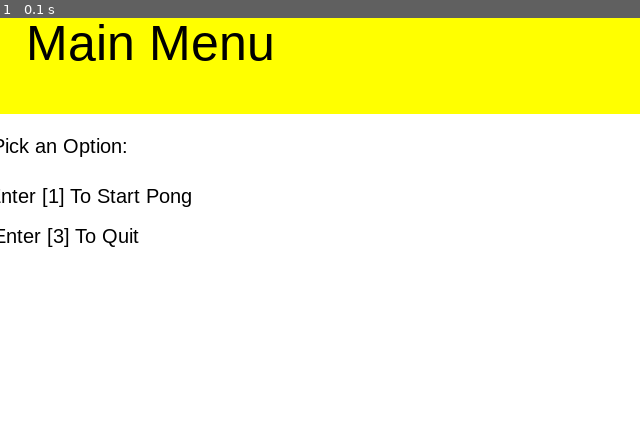
Above: before the commit, frame 1.
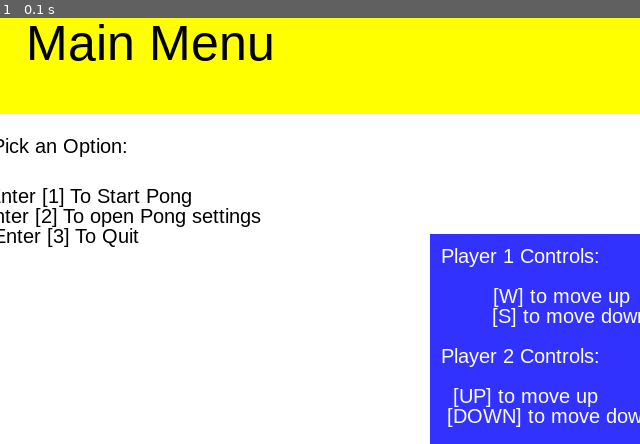
Above: after the commit, the same moment.

Repository: DanOakeley/OakeleyDJF-Year12ComputerScience
Game: pygame game, started from coding/pygame/pong_final.py
Two runs of this game, one before a commit and one after it. Both use one fixed random seed, a clock stepped at 60 frames per second and the inputs below.
Inputs:
- Up to frame 1 (0.1 s): no input

The runs differ from the first frame. In frame 1, 16% of the frame differs, in the area x 0-100%, y 44-100%.

Commit message:
Pong Final (settings Menu dosnt work)

Diff:
--- /dev/null
+++ b/coding/pygame/pong (ignore)/Main Game.py
@@ -0,0 +1,6 @@
+import pygame
+import sys
+import pong
+import wholegame
+wholegame.Main_Menu()
+pygame.quit()
--- /dev/null
+++ b/coding/pygame/pong (ignore)/explination.txt
@@ -0,0 +1,2 @@
+the game runs from [main game.py] pong code in pong.py
+whole game funcitons in wholegame.py
--- /dev/null
+++ b/coding/pygame/pong (ignore)/pong.py
@@ -0,0 +1,240 @@
+##--Functions
+import pygame
+import sys
+#--Colour
+BLACK = (0,0,0)
+WHITE = (255,255,255)
+BLUE = (50,50,255)
+YELLOW = (255,255,0)
+
+#initalise pygame
+pygame.init()
+
+#-- Blank Screen
+display_width = 640
+display_length = 480
+size = (640,480)
+screen = pygame.display.set_mode(size)
+#--Title of new window/screen
+pygame.display.set_caption("pong")
+# -- Manages how fast screen refreshes
+clock = pygame.time.Clock()
+#declare variables
+fontName = pygame.font.match_font('arial')
+def PongDrawTextWhite (surf, text, size, x, y):
+    font = pygame.font.Font(fontName, size)
+    text_surface = font.render(text, True, WHITE)
+    text_rect = text_surface.get_rect()
+    text_rect.midtop = (x,y)
+    surf.blit(text_surface, text_rect)
+
+def PongDrawTextBlack (surf, text, size, x, y):
+    font = pygame.font.Font(fontName, size)
+    text_surface = font.render(text, True, BLACK)
+    text_rect = text_surface.get_rect()
+    text_rect.midtop = (x,y)
+    surf.blit(text_surface, text_rect)
+
+def Main_Menu():
+    #Menu variables
+    MainMenuDone = False
+    Title = "Main Menu"
+    MenuLine1 = "Pick an Option:"
+    MenuLine2 = "Enter [1] To Start Pong"
+    MenuLine3 = "Enter [2] To open Pong settings"
+    MenuLine4 = "Enter [3] To Quit"
+    P1Instructions1 = "Player 1 Controls:"
+    P1Instructions2 = "[W] to move up"
+    P1Instructions3 = "[S] to move down"
+    P2Instructions1 = "Player 2 Controls:"
+    P2Instructions2 = "[UP] to move up"
+    P2Instructions3 = "[DOWN] to move down"
+    #Menu loop
+    while not MainMenuDone:
+        for event in pygame.event.get():
+            MainMenuDone = False
+        #--Quit conditon if press ESC
+        if event.type == pygame.KEYDOWN:
+            if event.key == pygame.K_1:
+                MainMenuDone = True
+                Pong_Game()
+           #endif
+            if event.key == pygame.K_2:
+               MainMenuDone = True
+               Settings_Menu()
+            #endif
+            if event.key == pygame.K_3:
+                MainMenuDone = True
+            #endif
+        #endif
+
+        # -- Screen background is BLACK
+        screen.fill (WHITE)
+        # -- Draw here
+        pygame.draw.rect(screen, YELLOW, (0,0,display_width,150))
+        pygame.draw.rect(screen, BLUE, (430,270,300,250))
+        PongDrawTextBlack(screen, str(Title), 50, 150, 50)
+        PongDrawTextBlack(screen, str(MenuLine1), 20, 60, 170)
+        PongDrawTextBlack(screen, str(MenuLine2), 20, 90, 220)
+        PongDrawTextBlack(screen, str(MenuLine3), 20, 121, 240)
+        PongDrawTextBlack(screen, str(MenuLine4), 20, 66, 260)
+        PongDrawTextWhite(screen, str(P1Instructions1), 20, 520, 280)
+        PongDrawTextWhite(screen, str(P1Instructions2), 20,561, 320)
+        PongDrawTextWhite(screen, str(P1Instructions3), 20,570, 340)
+        PongDrawTextWhite(screen, str(P2Instructions1), 20, 520, 380)
+        PongDrawTextWhite(screen, str(P2Instructions2), 20, 525, 420)
+        PongDrawTextWhite(screen, str(P2Instructions3), 20,550, 440)
+
+#        drawText(screen, str(Leftscore), 18, 20, 10)
+        # -- flip display to reveal new position of objects
+        pygame.display.flip()
+        # - e clock ticks over
+        clock.tick(60)
+    #End While
+
+def Settings_Menu():
+    #Menu variables
+    MenuDone = False
+    Title = "Settings Menu"
+    Options1 = "Change Ball Speed:"
+    Options2 = "Please pick a level for the ball speed"
+    Options3 = "Enter [1] to set the dificity to easy"
+    Options4 = "Enter [2] to set the dificity to medium"
+    Options5 = "Enter [3] to set the dificity to hard"
+    CloseText = "To close the menu press [ESC]"
+
+    #Menu loop
+    while not MenuDone:
+        for event in pygame.event.get():
+            MenuDone = False
+        #--Quit conditon if press ESC
+        if event.type == pygame.KEYDOWN:
+            if event.key == pygame.K_ESCAPE:
+                MenuDone = True
+           #endif
+         #endif
+
+        # -- Screen background is BLACK
+        screen.fill (WHITE)
+        # -- Draw here
+        pygame.draw.rect(screen, YELLOW, (0,0,display_width,150))
+        PongDrawTextBlack(screen, str(Title), 50, 150, 50)
+        PongDrawTextBlack(screen, str(Options1), 20, 80, 150)
+        PongDrawTextBlack(screen, str(Options2), 20, 140, 170)
+        PongDrawTextBlack(screen, str(Options3), 20, 125, 220)
+        PongDrawTextBlack(screen, str(Options4), 20, 137, 240)
+        PongDrawTextBlack(screen, str(Options5), 20, 123, 260)
+        PongDrawTextBlack(screen, str(CloseText), 20, 120, 450)
+
+#        drawText(screen, str(Leftscore), 18, 20, 10)
+        # -- flip display to reveal new position of objects
+        pygame.display.flip()
+        # - e clock ticks over
+        clock.tick(60)
+    #End While
+
+def Pong_Game():
+    #Game variables
+    done = False
+    x_val = 150
+    y_val = 200
+    x_direction = 5
+    y_direction = 5
+    ball_width = 20
+    Leftpaddle_length = 15
+    Leftpaddle_width = 60
+    Leftx_padd = 0
+    Lefty_padd = 20
+    Lefty_offset=0
+    Rightpaddle_length = 15
+    Rightpaddle_width = 60
+    Rightx_padd = 625
+    Righty_padd = 20
+    Righty_offset=0
+    Leftscore = 0
+    Rightscore = 0
+    Totscore = Leftscore + Rightscore
+    #Game loop
+    while not done:
+        # -- User input and controls
+        for event in pygame.event.get():
+            done = False
+
+            #--Controls for paddles and quit condition
+            if event.type == pygame.QUIT:
+                done = True
+            elif event.type == pygame.KEYDOWN:
+                if event.key == pygame.K_w:
+                     Lefty_offset=-6
+                elif event.key == pygame.K_s:
+                     Lefty_offset=6
+                elif event.key == pygame.K_UP:
+                     Righty_offset = -6
+                elif event.key == pygame.K_DOWN:
+                     Righty_offset = 6
+                elif event.key == pygame.K_ESCAPE:
+                     done = True
+                #End if
+            elif event.type == pygame.KEYUP:
+                if event.key==pygame.K_w or event.key==pygame.K_s:
+                    Lefty_offset = 0
+                elif event.key == pygame.K_UP or event.key==pygame.K_DOWN:
+                    Righty_offset = 0
+                #endif
+            #endif
+# -- Game logic goes after this comment
+
+        #-paddle movement
+        Lefty_padd = Lefty_padd + Lefty_offset
+        Righty_padd = Righty_padd + Righty_offset
+        x_val = x_val + x_direction
+        y_val = y_val + y_direction
+
+        #--ball direction
+        if y_val == 480 - ball_width or y_val == 0:
+            y_direction = y_direction * -1
+        #endif
+
+        #Left paddle collisions (with points added)
+        if x_val < ball_width and y_val > Lefty_padd and y_val < Lefty_padd + Rightpaddle_width:
+                x_direction *= -1
+        else:
+            if x_val == 0:#  and y_val != Lefty_padd:
+                x_val = size[0] // 2
+                y_val = size[1] // 2
+                x_direction *= -1
+                Rightscore = Rightscore + 1
+            #Endif
+        #Endif
+
+        #Right paddle collisions (with points added)
+        if x_val >= display_width - 20 - ball_width and y_val > Righty_padd and y_val < Righty_padd + Rightpaddle_width:
+                x_direction *= -1
+        else:
+            if x_val > 640:
+                x_val = size[0] // 2
+                y_val = size[1] // 2
+                x_direction *= -1
+                Leftscore = Leftscore + 1
+            #endif
+        #endif
+
+        #scoreboard
+        if Leftscore == 11:
+            done = True
+        elif Rightscore == 11:
+            done = True
+
+        # -- Screen background is BLACK
+        screen.fill (BLACK)
+        # -- Draw here
+        pygame.draw.rect(screen, BLUE, (x_val,y_val,ball_width,ball_width))
+        pygame.draw.rect(screen, WHITE, (Leftx_padd,Lefty_padd,Leftpaddle_length,Leftpaddle_width))
+        pygame.draw.rect(screen, WHITE, (Rightx_padd,Righty_padd,Rightpaddle_length,Rightpaddle_width))
+        PongDrawTextWhite(screen, str(Leftscore), 18, 20, 10)
+        PongDrawTextWhite(screen, str(Rightscore), 18, 620, 10)
+        # -- flip display to reveal new position of objects
+        pygame.display.flip()
+        # - e clock ticks over
+        clock.tick(60)
+    #End While - End of game loop
--- /dev/null
+++ b/coding/pygame/pong (ignore)/wholegame.py
@@ -0,0 +1,82 @@
+import pygame
+import sys
+import pong
+#--Colour
+BLACK = (0,0,0)
+WHITE = (255,255,255)
+BLUE = (50,50,255)
+YELLOW = (255,255,0)
+
+#initalise pygame
+pygame.init()
+
+#-- Blank Screen
+display_width = 640
+display_length = 480
+size = (640,480)
+screen = pygame.display.set_mode(size)
+#--Title of new window/screen
+pygame.display.set_caption("pong")
+# -- Manages how fast screen refreshes
+clock = pygame.time.Clock()
+#declare variables
+fontName = pygame.font.match_font('arial')
+
+def drawTextWhite (surf, text, size, x, y):
+    font = pygame.font.Font(fontName, size)
+    text_surface = font.render(text, True, WHITE)
+    text_rect = text_surface.get_rect()
+    text_rect.midtop = (x,y)
+    surf.blit(text_surface, text_rect)
+
+def drawTextBlack (surf, text, size, x, y):
+    font = pygame.font.Font(fontName, size)
+    text_surface = font.render(text, True, BLACK)
+    text_rect = text_surface.get_rect()
+    text_rect.midtop = (x,y)
+    surf.blit(text_surface, text_rect)
+
+def Main_Menu():
+    #Menu variables
+    MainMenuDone = False
+    Title = "Main Menu"
+    MenuLine1 = "Pick an Option:"
+    MenuLine2 = "Enter [1] To Start Pong"
+    MenuLine3 = "Enter [2]              "
+    MenuLine4 = "Enter [3] To Quit"
+    #Menu loop
+    while not MainMenuDone:
+        for event in pygame.event.get():
+            MainMenuDone = False
+        #--Quit conditon if press ESC
+        if event.type == pygame.KEYDOWN:
+            if event.key == pygame.K_1:
+                MainMenuDone = True
+                pong.Main_Menu()
+           #endif
+            if event.key == pygame.K_2:
+               MainMenuDone = True
+               #WIP
+            #endif
+            if event.key == pygame.K_3:
+                MainMenuDone = True
+            #endif
+        #endif
+
+        # -- Screen background is BLACK
+        screen.fill (WHITE)
+        # -- Draw here
+        pygame.draw.rect(screen, YELLOW, (0,0,display_width,150))
+        pygame.draw.rect(screen, BLUE, (430,270,300,250))
+        drawTextBlack(screen, str(Title), 50, 150, 50)
+        drawTextBlack(screen, str(MenuLine1), 20, 60, 170)
+        drawTextBlack(screen, str(MenuLine2), 20, 90, 220)
+        drawTextBlack(screen, str(MenuLine3), 20, 121, 240)
+        drawTextBlack(screen, str(MenuLine4), 20, 66, 260)
+
+#        drawText(screen, str(Leftscore), 18, 20, 10)
+        # -- flip display to reveal new position of objects
+        pygame.display.flip()
+        # - e clock ticks over
+        clock.tick(60)
+    #End While
--- a/coding/pygame/pong.py
+++ b/coding/pygame/pong_final.py
@@ -44,10 +44,14 @@
     Title = "Main Menu"
     MenuLine1 = "Pick an Option:"
     MenuLine2 = "Enter [1] To Start Pong"
-#    MenuLine3 = "Enter [2] To open Pong settings"
+    MenuLine3 = "Enter [2] To open Pong settings"
     MenuLine4 = "Enter [3] To Quit"
-#    CloseText = "To close the menu press [ESC]"
-
+    P1Instructions1 = "Player 1 Controls:"
+    P1Instructions2 = "[W] to move up"
+    P1Instructions3 = "[S] to move down"
+    P2Instructions1 = "Player 2 Controls:"
+    P2Instructions2 = "[UP] to move up"
+    P2Instructions3 = "[DOWN] to move down"
     #Menu loop
     while not MainMenuDone:
         for event in pygame.event.get():
@@ -71,12 +75,18 @@
         screen.fill (WHITE)
         # -- Draw here
         pygame.draw.rect(screen, YELLOW, (0,0,display_width,150))
+        pygame.draw.rect(screen, BLUE, (430,270,300,250))
         drawTextBlack(screen, str(Title), 50, 150, 50)
         drawTextBlack(screen, str(MenuLine1), 20, 60, 170)
         drawTextBlack(screen, str(MenuLine2), 20, 90, 220)
-#        drawTextBlack(screen, str(MenuLine3), 20, 121, 240)
+        drawTextBlack(screen, str(MenuLine3), 20, 121, 240)
         drawTextBlack(screen, str(MenuLine4), 20, 66, 260)
-#        drawTextBlack(screen, str(CloseText), 20, 120, 450)
+        drawTextWhite(screen, str(P1Instructions1), 20, 520, 280)
+        drawTextWhite(screen, str(P1Instructions2), 20,561, 320)
+        drawTextWhite(screen, str(P1Instructions3), 20,570, 340)
+        drawTextWhite(screen, str(P2Instructions1), 20, 520, 380)
+        drawTextWhite(screen, str(P2Instructions2), 20, 525, 420)
+        drawTextWhite(screen, str(P2Instructions3), 20,550, 440)
 
 #        drawText(screen, str(Leftscore), 18, 20, 10)
         # -- flip display to reveal new position of objects
@@ -234,6 +244,7 @@
 
 
 #Main Code
+#Settings_Menu()
 Main_Menu()
 #Pong_Game()
 pygame.quit()
